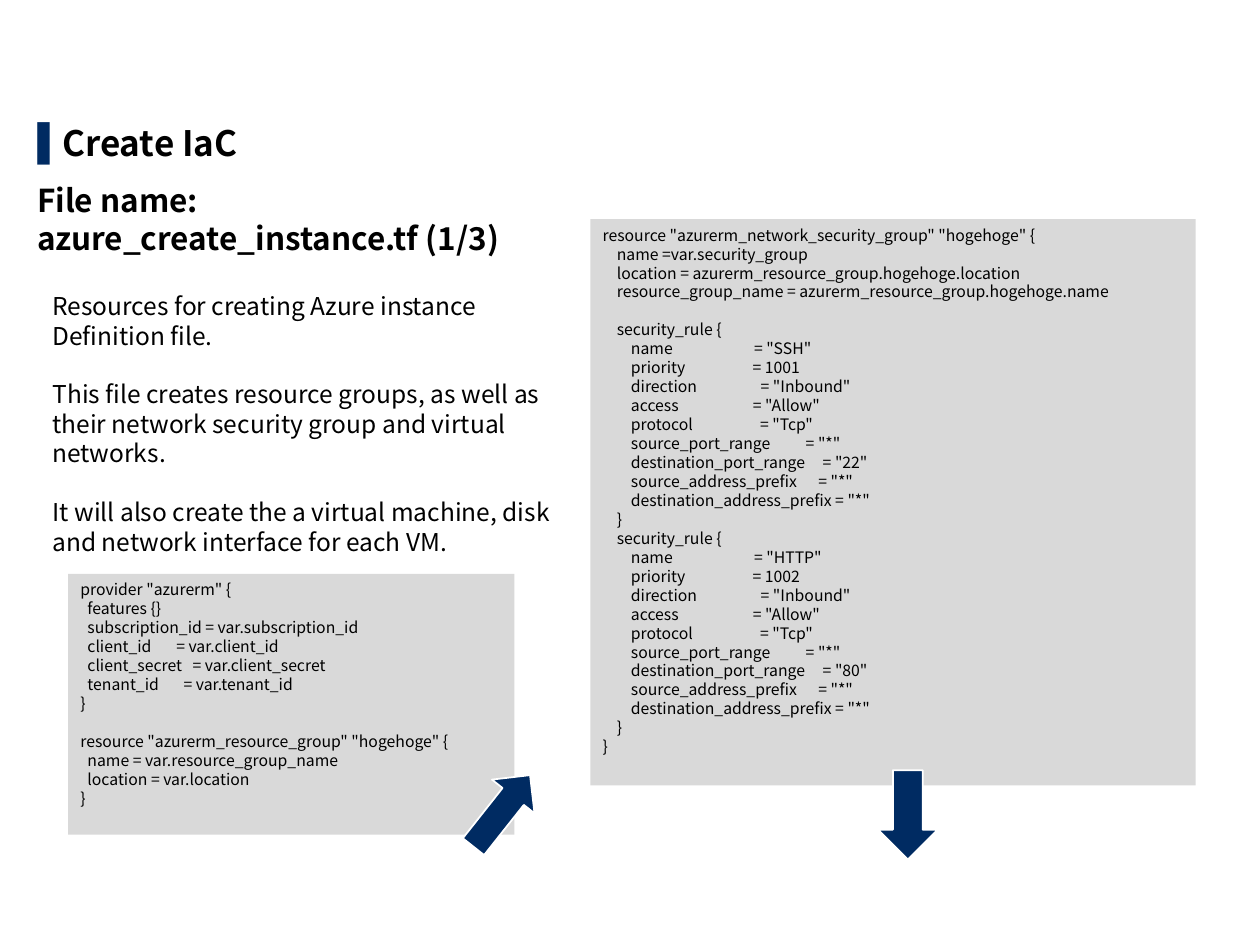
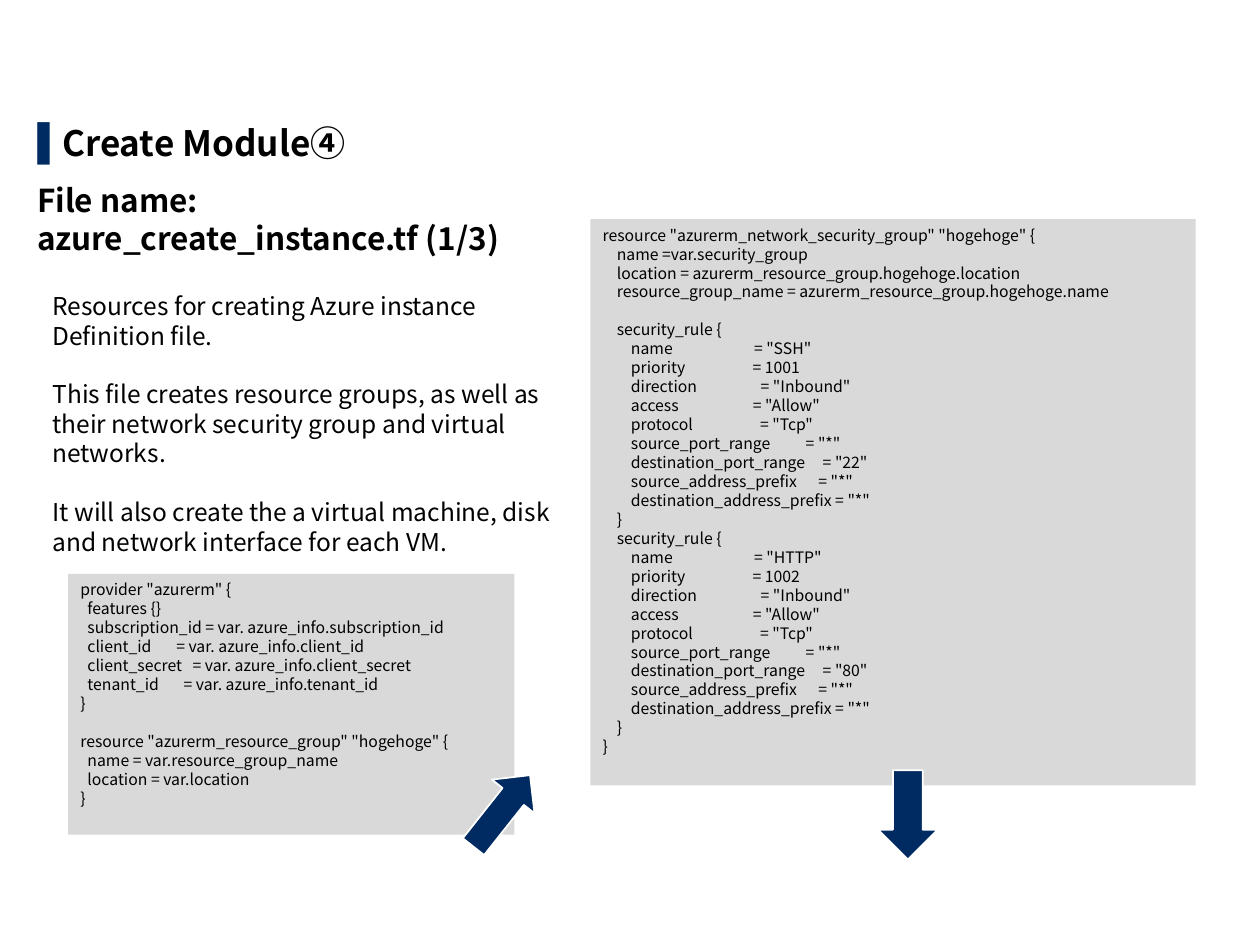
Before and after one commit to exastro-suite/it-automation-docs, a slide deck: slide 11 of asset/Learn/ITA-Terraform-driver-practice_en.pptx (slide 12 before the commit). Drawn at 1260x945 pixels with LibreOffice and Linux fonts; fonts in the diff are those of the drawing; background and template pictures are left out. Boxes give left, top, right and bottom in pixels: in the first picture for what was removed or moved away, otherwise in the second. Text is boxed around its words. In the diff, an @@ line names an element or a change of style, - is before the commit and + after.

```diff
--- a/asset/Learn/ITA-Terraform-driver-practice_en.pptx
+++ b/asset/Learn/ITA-Terraform-driver-practice_en.pptx
@@ text at (62, 126, 345, 160): text changed @@
-▌ Create IaC
+▌ Create Module④
@@ text in rectangle at (87, 620, 443, 693): text changed @@
-subscription_id = var.subscription_id
-client_id = var.client_id
-client_secret = var.client_secret
-tenant_id = var.tenant_id
+subscription_id = var. azure_info.subscription_id
+client_id = var. azure_info.client_id
+client_secret = var. azure_info.client_secret
+tenant_id = var. azure_info.tenant_id
```
Also in this commit, not shown: 16 other slides changed, 1 slide removed, 11 other files.
